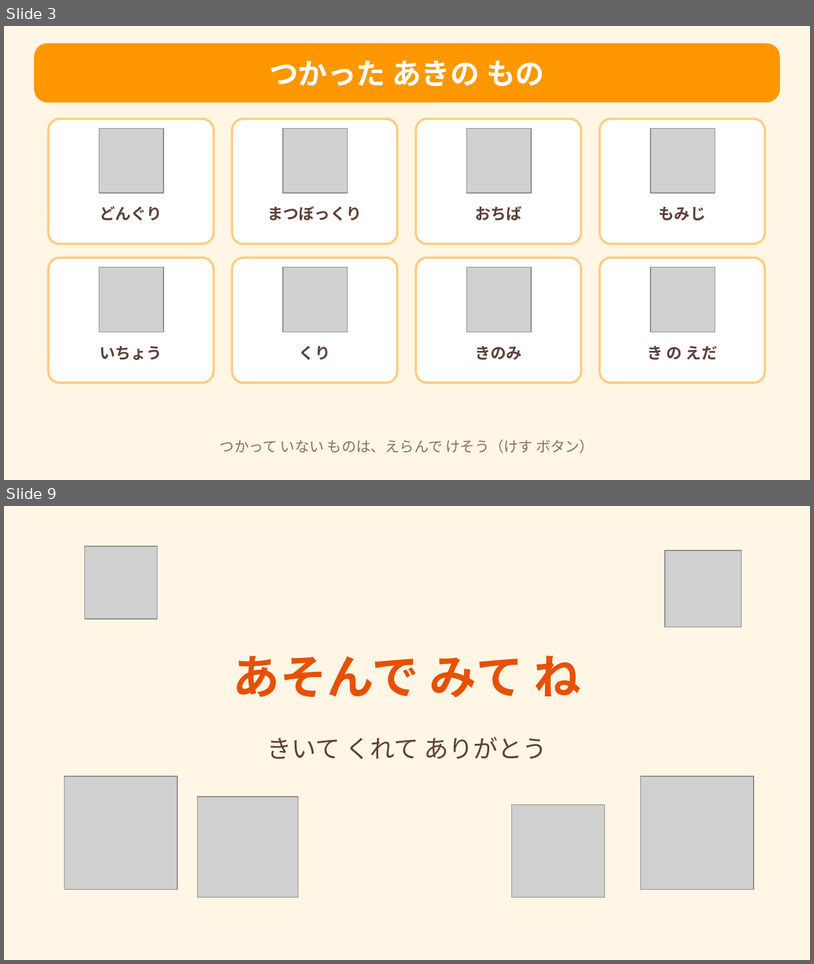
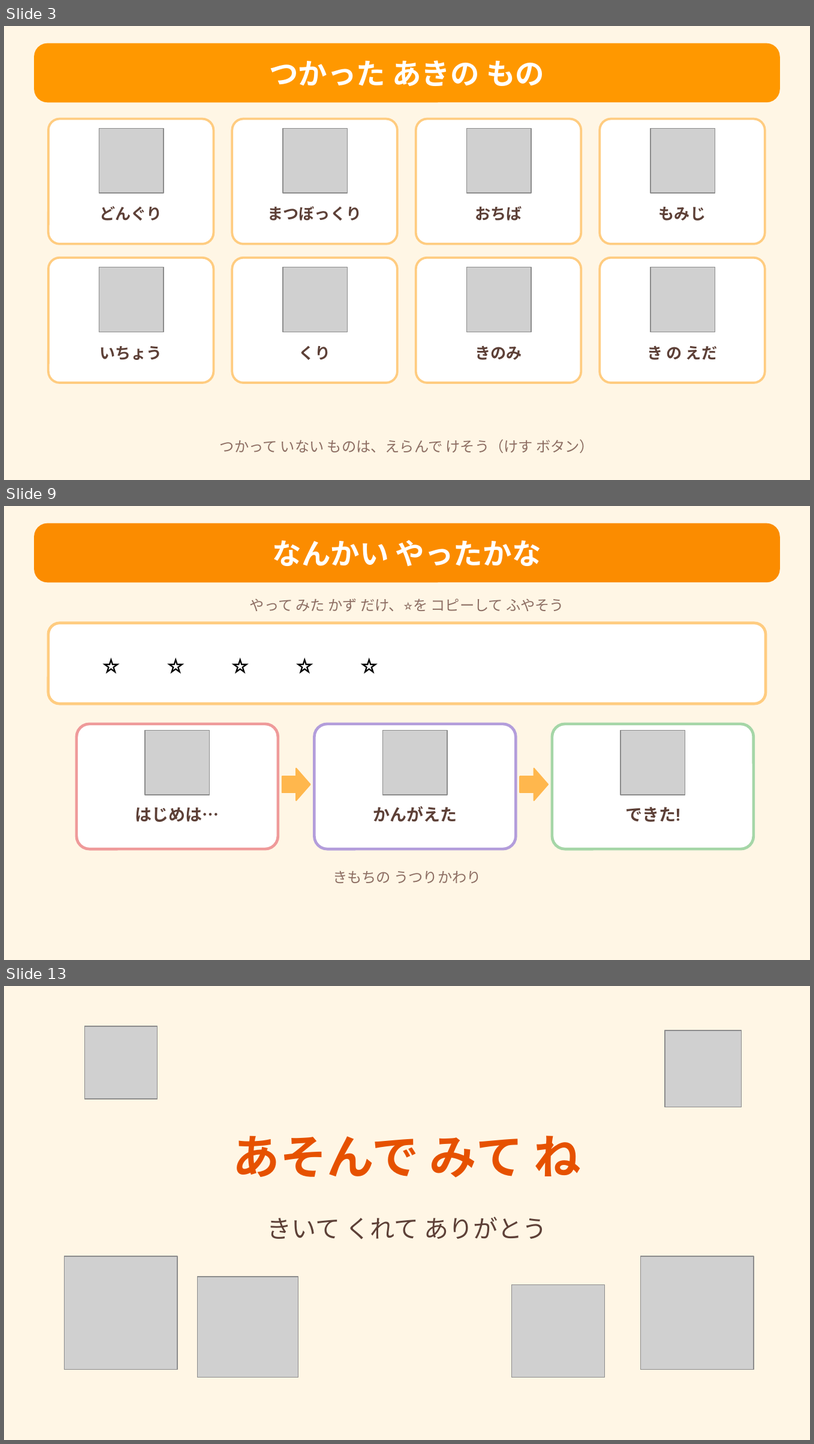
Before and after one commit to Erica-sensei/happyo-maker, a slide deck: canva/aki-omocha-template.pptx. Shown one above the other, each under a label of ours: slides 3 and 9 before the commit, slides 3, 9 and 13 after it; the slides between them are not shown. The pictures are 814x964 and 814x1444 pixels, drawn with LibreOffice and Linux fonts; fonts in the diff are those of the drawing; grey boxes stand for pictures. Boxes give left, top, right and bottom in pixels: in the first picture for what was removed or moved away, otherwise in the second. Text is boxed around its words. In the diff, an @@ line names an element or a change of style, - is before the commit and + after.

```diff
--- a/canva/aki-omocha-template.pptx
+++ b/canva/aki-omocha-template.pptx
@@ slide 9 added at box(4, 506, 810, 960), background #FFF6E5 @@
@@ rounded rectangle added at box(35, 524, 780, 582), fill #FB8C00, outline #FB8C00 1 pt @@
@@ text added at box(273, 540, 542, 566), 26 pt, text #FFFFFF, bold @@
+なんかい やったかな
@@ text added at box(250, 598, 564, 612), 13 pt, text #8D6E63 @@
+やって みた かず だけ、⭐️を コピーして ふやそう
@@ rounded rectangle added at box(48, 623, 766, 703), fill #FFFFFF, outline #FFCC80 2.5 pt @@
@@ text added at box(84, 637, 138, 690), 26 pt, text #000000 @@
+⭐️
@@ text added at box(149, 637, 203, 690), 26 pt, text #000000 @@
+⭐️
@@ text added at box(213, 637, 267, 690), 26 pt, text #000000 @@
+⭐️
@@ text added at box(278, 637, 332, 690), 26 pt, text #000000 @@
+⭐️
@@ text added at box(342, 637, 396, 690), 26 pt, text #000000 @@
+⭐️
@@ rounded rectangle added at box(77, 724, 278, 849), fill #FFFFFF, outline #EF9A9A 2.5 pt @@
@@ picture added at box(145, 730, 210, 795) @@
@@ rounded rectangle added at box(314, 724, 516, 849), fill #FFFFFF, outline #B39DDB 2.5 pt @@
@@ picture added at box(383, 730, 447, 795) @@
@@ rounded rectangle added at box(552, 724, 754, 849), fill #FFFFFF, outline #A5D6A7 2.5 pt @@
@@ picture added at box(621, 730, 686, 795) @@
@@ right arrow added at box(282, 768, 311, 801), fill #FFB74D, outline #FFB74D 1 pt @@
@@ right arrow added at box(520, 768, 548, 801), fill #FFB74D, outline #FFB74D 1 pt @@
@@ text added at box(135, 807, 219, 822), 15 pt, text #5D4037, bold @@
+はじめは…
@@ text added at box(373, 806, 457, 822), 15 pt, text #5D4037, bold @@
+かんがえた
@@ text added at box(626, 807, 681, 822), 15 pt, text #5D4037, bold @@
+できた!
@@ text added at box(333, 871, 481, 883), 13 pt, text #8D6E63 @@
+きもちの うつりかわり
@@ what was slide 9 is now slide 13 @@
```
Also in this commit, not shown: 5 slides changed, 3 other slides added, 4 other files.
